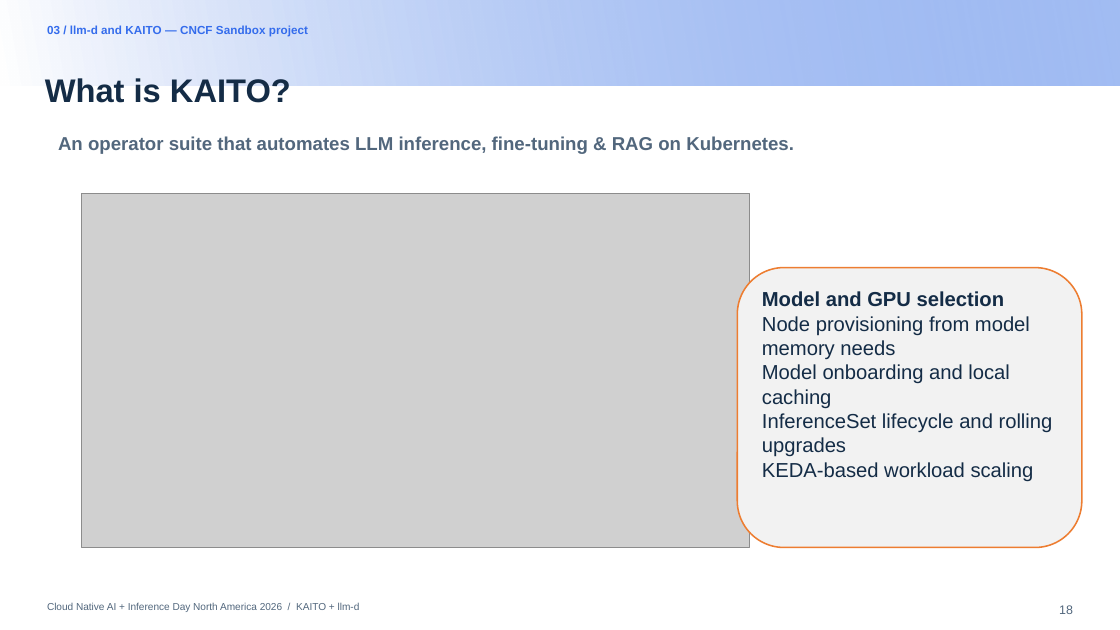
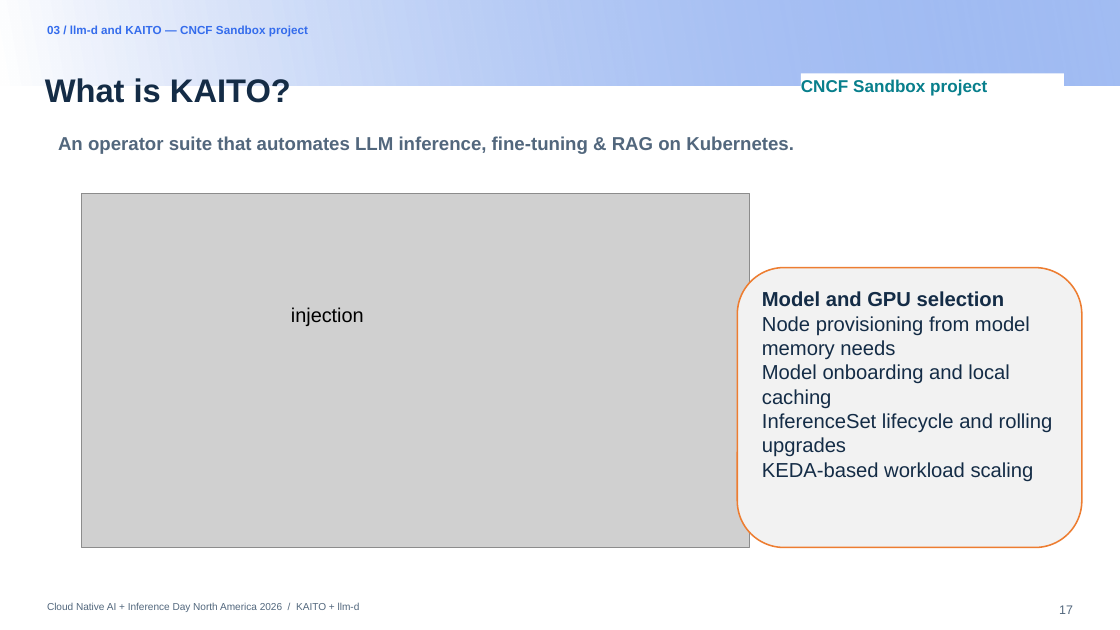
Before and after one commit to andyzhangx/demo, a slide deck: slide 17 of llm/pd-disaggregation/kubecon-na-2026-pd-disaggregation-kaito-llmd.pptx (slide 18 before the commit). Drawn at 1120x630 pixels with LibreOffice and Linux fonts; fonts in the diff are those of the drawing; grey boxes stand for pictures; background and template pictures are left out. Boxes give left, top, right and bottom in pixels: in the first picture for what was removed or moved away, otherwise in the second. Text is boxed around its words. In the diff, an @@ line names an element or a change of style, - is before the commit and + after.

```diff
--- a/llm/pd-disaggregation/kubecon-na-2026-pd-disaggregation-kaito-llmd.pptx
+++ b/llm/pd-disaggregation/kubecon-na-2026-pd-disaggregation-kaito-llmd.pptx
@@ rectangle added at (801,74,1064,108), fill #FFFFFF, 11 pt, text #087F8C, bold @@
+CNCF Sandbox project
@@ text added at (291,307,364,326), 12.8 pt, text #000000 @@
+injection
@@ page number at (1059,605,1073,614): text changed @@
-18
+17
```
Also in this commit, not shown: 14 other slides changed.
